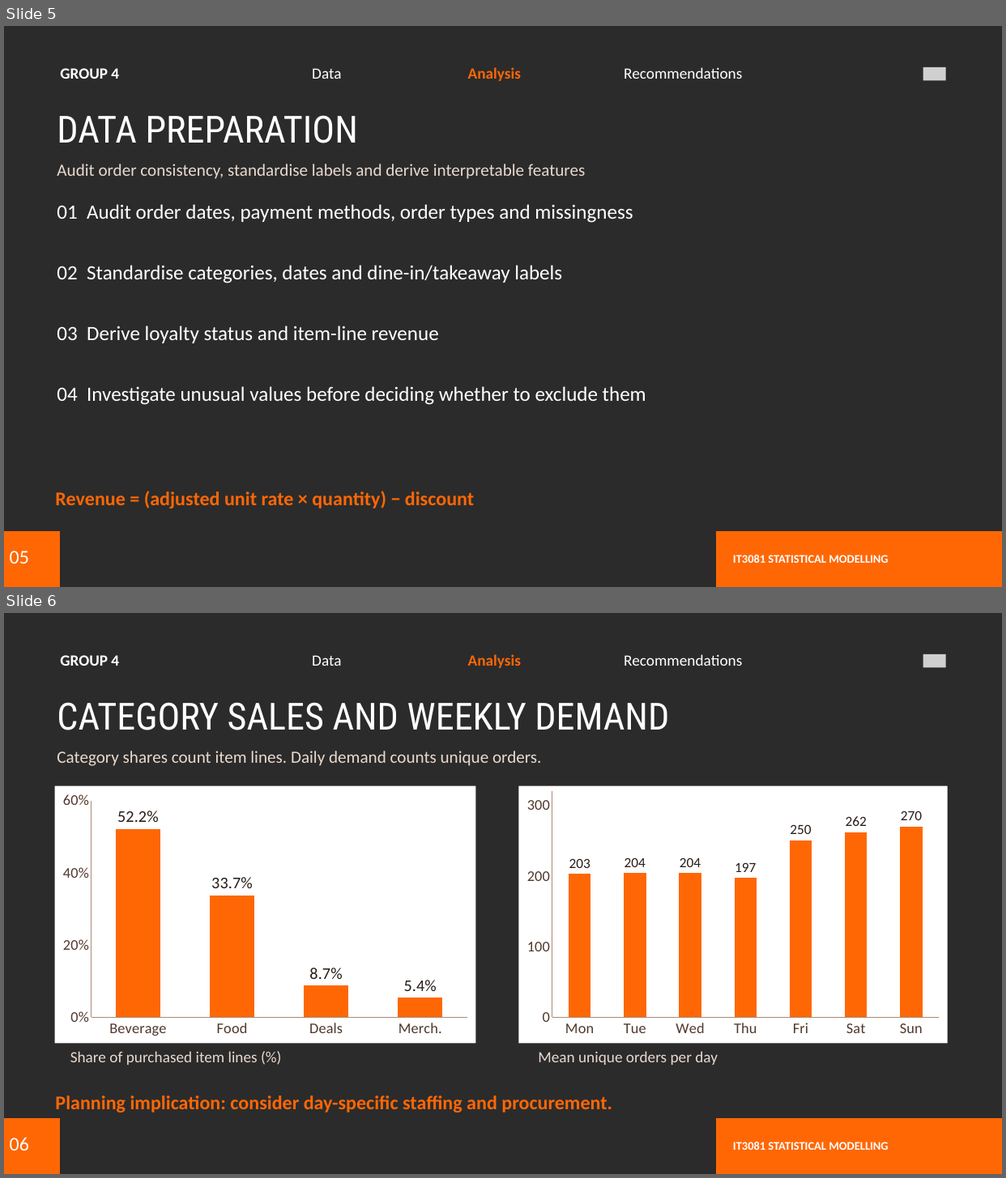
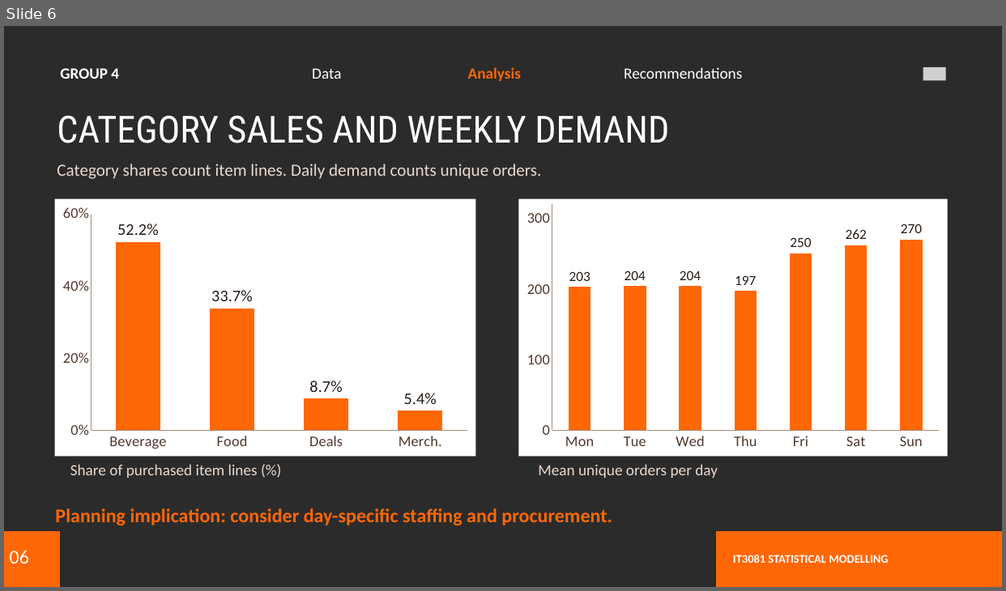
Before and after one commit to raninduwathsal/Uni-SM-Project, a slide deck: Courseweb Documents/SM_Presentation.pptx. Shown one above the other, each under a label of ours: slides 5 and 6 before the commit, slide 6 after it. The pictures are 1006x1178 and 1006x591 pixels, drawn with LibreOffice and Linux fonts; fonts in the diff are those of the drawing; grey boxes stand for pictures; background and template pictures are left out; a plain dark background stands for a picture behind light text. Boxes give left, top, right and bottom in pixels: in the first picture for what was removed or moved away, otherwise in the second. Text is boxed around its words. In the diff, an @@ line names an element or a change of style, - is before the commit and + after.

```diff
--- a/Courseweb Documents/SM_Presentation.pptx
+++ b/Courseweb Documents/SM_Presentation.pptx
@@ slide 5 removed at bbox=[4, 26, 1002, 587], background picture (left out) @@
@@ text removed at bbox=[60, 68, 119, 79] @@
-GROUP 4
@@ text removed at bbox=[312, 68, 341, 79] @@
-Data
@@ text removed at bbox=[468, 67, 521, 81] @@
-Analysis
@@ text removed at bbox=[624, 67, 742, 79] @@
-Recommendations
@@ picture removed at bbox=[923, 67, 946, 80] @@
@@ text removed at bbox=[57, 115, 358, 143] @@
-DATA PREPARATION
@@ text removed at bbox=[57, 164, 585, 179] @@
-Audit order consistency, standardise labels and derive interpretable features
@@ text removed at bbox=[57, 204, 633, 223] @@
-01 Audit order dates, payment methods, order types and missingness
@@ text removed at bbox=[57, 265, 562, 284] @@
-02 Standardise categories, dates and dine-in/takeaway labels
@@ text removed at bbox=[57, 326, 439, 344] @@
-03 Derive loyalty status and item-line revenue
@@ text removed at bbox=[57, 386, 646, 405] @@
-04 Investigate unusual values before deciding whether to exclude them
@@ text removed at bbox=[55, 491, 474, 509] @@
-Revenue = (adjusted unit rate × quantity) − discount
@@ freeform shape removed at bbox=[4, 531, 60, 587] @@
@@ freeform shape removed at bbox=[715, 531, 1002, 587] @@
@@ text removed at bbox=[10, 551, 29, 564] @@
-05
@@ text removed at bbox=[733, 555, 888, 563] @@
-IT3081 STATISTICAL MODELLING
```
Also in this commit, not shown: 3 slides changed, 1 slide added, 3 other files.
